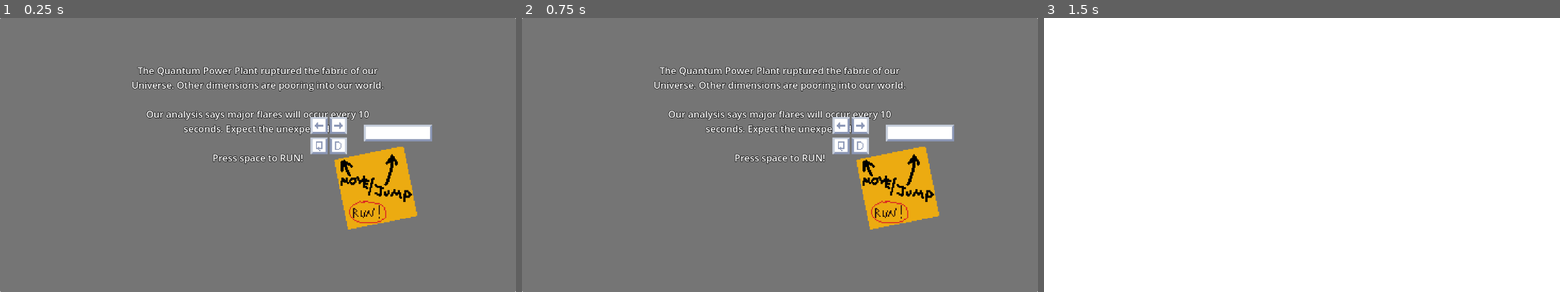
Above: before the commit, frames 1-3 (left to right).
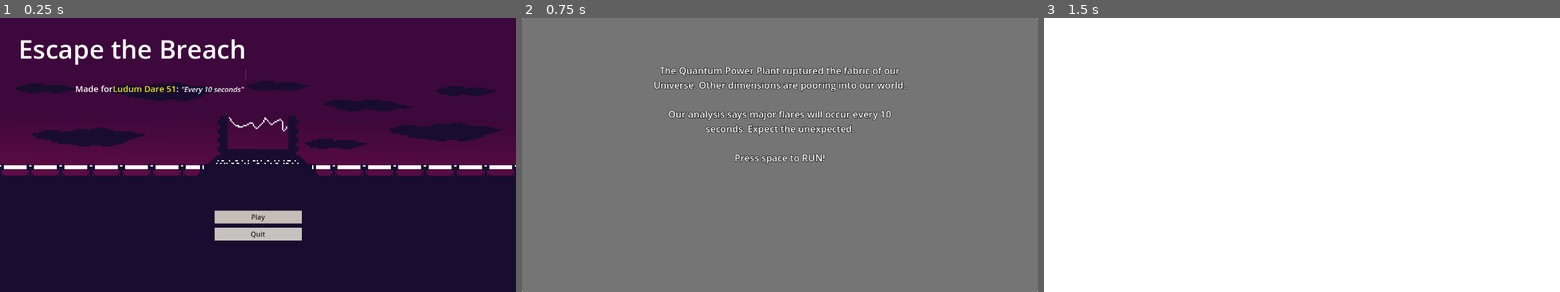
Above: after the commit, the same moments.

Repository: OwlyCode/LD51
Game: Godot game, scene res://main_menu.tscn
Same seed, same stepped clock (60 frames per second), same inputs: the game is played once before the commit and once after it. Before the commit the project starts from res://main.tscn.
Inputs (mouse positions are in pixels of both pictures, inside the frame that each line leads up to):
- Up to frame 1 (0.25 s): no input
- Up to frame 2 (0.75 s): click (780, 218) at 0.5 s, where only the run after the commit has a clickable "Play"
- Up to frame 3 (1.5 s): tap Enter at 1.25 s; hold Right (right) from 1.28 s (still down)

The runs differ from the first frame. In frame 1, 100% of the frame differs, in the area x 0-100%, y 0-100%; in frame 2, 5.2%; in frame 3, nothing differs.

Commit message:
Added main menu

Diff:
--- a/main.tscn
+++ b/main.tscn
@@ -17,7 +17,6 @@
 [ext_resource type="Texture2D" uid="uid://vtx10u5018wl" path="res://arts/energy5.png" id="10_q23ut"]
 [ext_resource type="AudioStream" uid="uid://bfs6g3pr5e1w8" path="res://arts/loop.wav" id="11_h8dt2"]
 [ext_resource type="Shader" path="res://shaders/noop.gdshader" id="13_iuega"]
-[ext_resource type="Texture2D" uid="uid://d1k3h0qrdkkki" path="res://arts/ui.png" id="17_fa37l"]
 
 [sub_resource type="Gradient" id="Gradient_xuwjs"]
 offsets = PackedFloat32Array(0, 0.950549)
@@ -230,12 +229,4 @@
 horizontal_alignment = 1
 autowrap_mode = 2
 
-[node name="TextureRect" type="TextureRect" parent="CanvasLayer2/Control/Intro"]
-texture_filter = 1
-offset_left = 715.0
-offset_top = 224.0
-offset_right = 1007.0
-offset_bottom = 499.0
-texture = ExtResource("17_fa37l")
-
 [connection signal="timeout" from="Timer" to="Timer" method="_on_timer_timeout"]
--- /dev/null
+++ b/main_menu.gd
@@ -0,0 +1,8 @@
+extends Control
+
+func _on_play_pressed():
+	get_tree().change_scene_to_packed(preload("res://main.tscn"))
+
+
+func _on_quit_pressed():
+	get_tree().quit()
--- /dev/null
+++ b/main_menu.tscn
@@ -0,0 +1,126 @@
+[gd_scene load_steps=5 format=3 uid="uid://hy7mah0cj6kw"]
+
+[ext_resource type="Script" path="res://main_menu.gd" id="1_eu3w3"]
+[ext_resource type="Texture2D" uid="uid://d1k3h0qrdkkki" path="res://arts/ui.png" id="1_p1dnq"]
+[ext_resource type="Texture2D" uid="uid://biiintg4r82yc" path="res://arts/menu_bg.png" id="2_8kqoo"]
+[ext_resource type="Theme" uid="uid://cet4cydqv5qvc" path="res://main_menu_theme.tres" id="3_n7q3m"]
+
+[node name="Control" type="Control"]
+layout_mode = 3
+anchors_preset = 15
+anchor_right = 1.0
+anchor_bottom = 1.0
+script = ExtResource("1_eu3w3")
+
+[node name="TextureRect2" type="TextureRect" parent="."]
+layout_mode = 1
+anchors_preset = 8
+anchor_left = 0.5
+anchor_top = 0.5
+anchor_right = 0.5
+anchor_bottom = 0.5
+offset_left = -753.0
+offset_top = -376.5
+offset_right = 753.0
+offset_bottom = 376.5
+grow_horizontal = 2
+grow_vertical = 2
+texture = ExtResource("2_8kqoo")
+
+[node name="Panel" type="Panel" parent="."]
+visible = false
+self_modulate = Color(0, 0, 0, 1)
+layout_mode = 1
+anchors_preset = 11
+anchor_left = 1.0
+anchor_right = 1.0
+anchor_bottom = 1.0
+offset_left = -353.0
+grow_horizontal = 0
+grow_vertical = 2
+
+[node name="Keys" type="TextureRect" parent="Panel"]
+texture_filter = 1
+layout_mode = 1
+offset_left = 35.0
+offset_top = 32.0
+offset_right = 327.0
+offset_bottom = 307.0
+texture = ExtResource("1_p1dnq")
+
+[node name="VBoxContainer" type="VBoxContainer" parent="."]
+layout_mode = 0
+offset_left = 40.0
+offset_top = 30.0
+offset_right = 572.0
+offset_bottom = 215.0
+
+[node name="Title" type="Label" parent="VBoxContainer"]
+layout_mode = 2
+offset_right = 532.0
+offset_bottom = 86.0
+theme_override_font_sizes/font_size = 60
+text = "Escape the Breach"
+horizontal_alignment = 2
+
+[node name="RichTextLabel" type="RichTextLabel" parent="VBoxContainer"]
+custom_minimum_size = Vector2i(0, 30)
+layout_mode = 2
+offset_left = 532.0
+offset_top = 90.0
+offset_right = 532.0
+offset_bottom = 120.0
+size_flags_horizontal = 8
+theme_override_font_sizes/normal_font_size = 20
+bbcode_enabled = true
+text = "[right]A game by [color=ece910]Tristan Maindron[/color] aka [color=ece910]@OwlyCode[/color][/right]"
+
+[node name="RichTextLabel2" type="RichTextLabel" parent="VBoxContainer"]
+custom_minimum_size = Vector2i(0, 30)
+layout_mode = 2
+offset_top = 124.0
+offset_right = 532.0
+offset_bottom = 154.0
+theme_override_font_sizes/normal_font_size = 20
+bbcode_enabled = true
+text = "[right]Made for[color=ece910]Ludum Dare 51[/color]: [i]\"Every 10 seconds\"[/i][/right] "
+
+[node name="VBoxContainer2" type="VBoxContainer" parent="."]
+layout_mode = 1
+anchors_preset = 8
+anchor_left = 0.5
+anchor_top = 0.5
+anchor_right = 0.5
+anchor_bottom = 0.5
+offset_left = -101.5
+offset_top = 130.0
+offset_right = 101.5
+offset_bottom = 200.0
+grow_horizontal = 2
+grow_vertical = 2
+theme_override_constants/separation = 10
+
+[node name="Play" type="Button" parent="VBoxContainer2"]
+self_modulate = Color(1, 0.977075, 0.950865, 1)
+custom_minimum_size = Vector2i(0, 30)
+layout_mode = 2
+offset_right = 203.0
+offset_bottom = 30.0
+grow_horizontal = 2
+grow_vertical = 2
+theme = ExtResource("3_n7q3m")
+text = "Play"
+
+[node name="Quit" type="Button" parent="VBoxContainer2"]
+custom_minimum_size = Vector2i(0, 30)
+layout_mode = 2
+offset_top = 40.0
+offset_right = 203.0
+offset_bottom = 70.0
+grow_horizontal = 2
+grow_vertical = 2
+theme = ExtResource("3_n7q3m")
+text = "Quit"
+
+[connection signal="pressed" from="VBoxContainer2/Play" to="." method="_on_play_pressed"]
+[connection signal="pressed" from="VBoxContainer2/Quit" to="." method="_on_quit_pressed"]
--- /dev/null
+++ b/main_menu_theme.tres
@@ -0,0 +1,14 @@
+[gd_resource type="Theme" load_steps=3 format=3 uid="uid://cet4cydqv5qvc"]
+
+[sub_resource type="StyleBoxFlat" id="StyleBoxFlat_va0v4"]
+bg_color = Color(0.772549, 0.803922, 0.858824, 1)
+
+[sub_resource type="StyleBoxFlat" id="StyleBoxFlat_fd4jr"]
+bg_color = Color(0.776471, 0.760784, 0.74902, 1)
+
+[resource]
+Button/colors/font_color = Color(0.14902, 0.14902, 0.14902, 1)
+Button/colors/font_focus_color = Color(0.14902, 0.14902, 0.14902, 1)
+Button/colors/font_hover_color = Color(0.14902, 0.14902, 0.14902, 1)
+Button/styles/hover = SubResource("StyleBoxFlat_va0v4")
+Button/styles/normal = SubResource("StyleBoxFlat_fd4jr")
--- a/project.godot
+++ b/project.godot
@@ -10,8 +10,8 @@
 
 [application]
 
-config/name="Ld 51"
-run/main_scene="res://main.tscn"
+config/name="Escape the Breach"
+run/main_scene="res://main_menu.tscn"
 config/features=PackedStringArray("4.0", "Forward Plus")
 config/icon="res://icon.svg"
 
Binary file added: arts/menu_bg.png
Not shown, added: arts/menu_bg.png.import
Not shown: 1 places in main.tscn that only renumber resources
Not shown, changed: TODO
